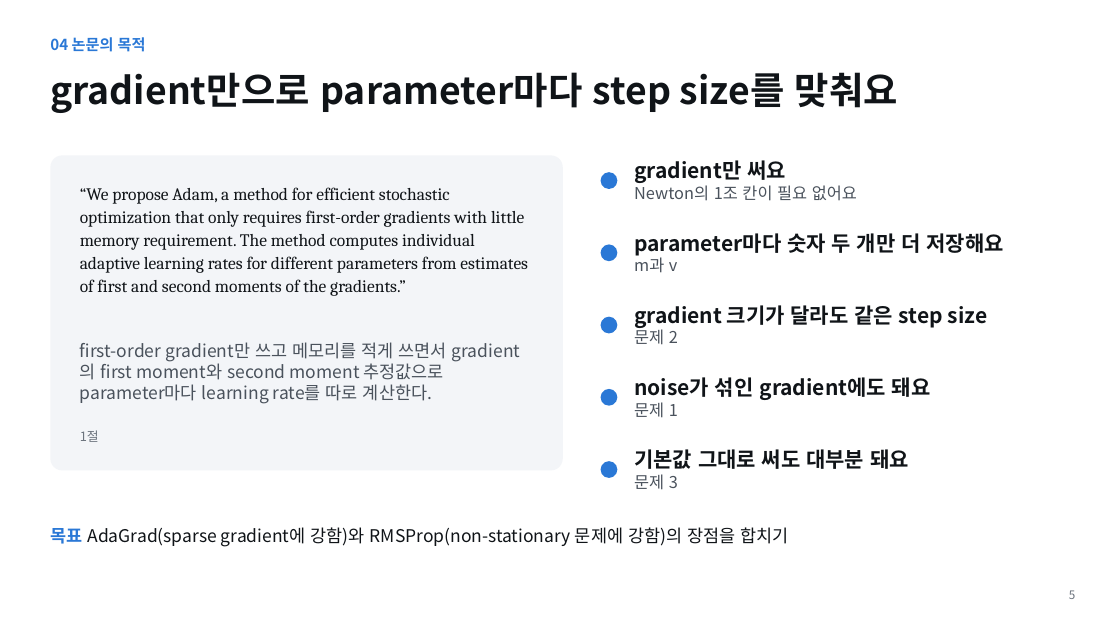
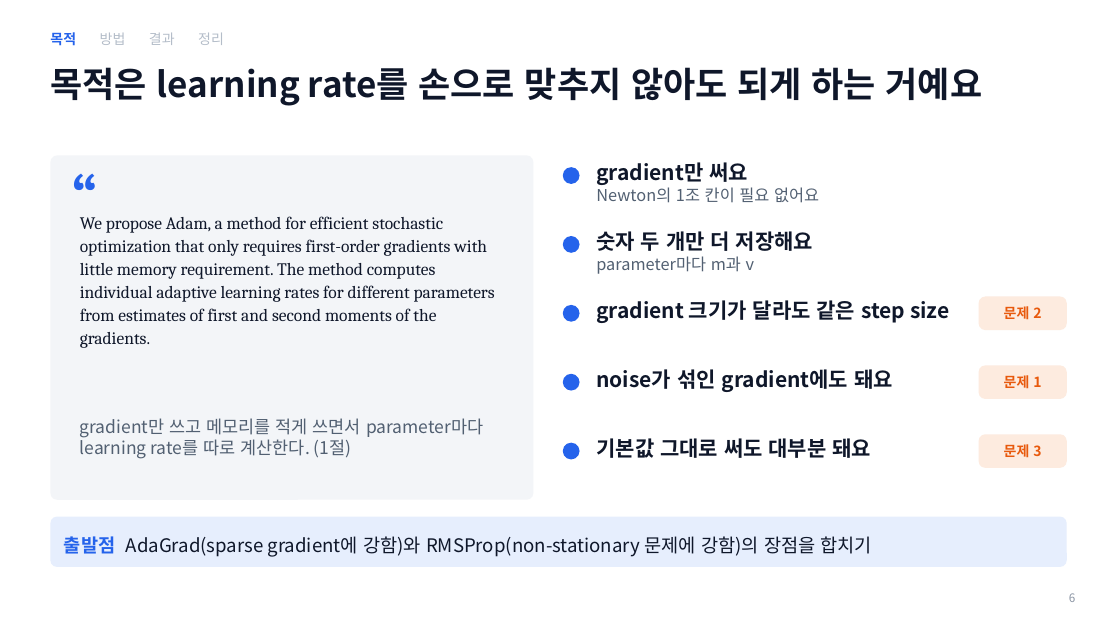
Before and after one commit to tkdgh123/tkdgh123.github.io, a slide deck: slide 6 of adam/Adam_PaperSeminar.pptx (slide 5 before the commit). Drawn at 1120x630 pixels with LibreOffice and Linux fonts; fonts in the diff are those of the drawing. Boxes give left, top, right and bottom in pixels: in the first picture for what was removed or moved away, otherwise in the second. Text is boxed around its words. In the diff, an @@ line names an element or a change of style, - is before the commit and + after.

```diff
--- a/adam/Adam_PaperSeminar.pptx
+++ b/adam/Adam_PaperSeminar.pptx
@@ text at bbox=[50, 32, 224, 46]: text changed; size 13 to 12 pt; text colour #2A78D6 to #B4BDC9; bold off @@
-04 논문의 목적
+목적 방법 결과 정리
@@ title at bbox=[50, 67, 983, 106]: text changed; size 32 to 30 pt; text colour #101418 to #0F172A @@
-gradient만으로 parameter마다 step size를 맞춰요
+목적은 learning rate를 손으로 맞추지 않아도 되게 하는 거예요
@@ rounded rectangle: place and size @@
-rounded rectangle at bbox=[50, 155, 563, 471]
+rounded rectangle at bbox=[50, 155, 534, 500]
@@ rounded rectangle at bbox=[50, 155, 534, 500]: proportions changed @@
@@ text added at bbox=[71, 155, 122, 223], 54 pt, text #2563EB, bold @@
+“
@@ ellipse: place and size @@
-ellipse at bbox=[601, 172, 618, 189]
+ellipse at bbox=[563, 167, 580, 184]
@@ text "gradient만 써요": place and size @@
-text "gradient만 써요" at bbox=[634, 160, 857, 201]
+text "gradient만 써요" at bbox=[596, 162, 819, 203]
@@ text "gradient만 써요" at bbox=[596, 162, 819, 203]: text colour #101418 to #0F172A in "gradient만 써요"; text colour #4A525C to #526072 in "Newton의 1조 칸이 필요 없어요" @@
@@ text at bbox=[80, 216, 495, 348]: text changed; text colour #101418 to #0F172A @@
-“We propose Adam, a method for efficient stochastic optimization that only requires first-order gradients with little memory requirement. The method computes individual adaptive learning rates for different parameters from estimates of first and second moments of the gradients.”
+We propose Adam, a method for efficient stochastic optimization that only requires first-order gradients with little memory requirement. The method computes individual adaptive learning rates for different parameters from estimates of first and second moments of the gradients.
@@ ellipse: place and size @@
-ellipse at bbox=[601, 245, 618, 261]
+ellipse at bbox=[563, 236, 580, 253]
@@ text at bbox=[596, 231, 813, 274]: text changed; size 18 to 14 pt; text colour #101418 to #526072; bold off @@
-parameter마다 숫자 두 개만 더 저장해요
-m과 v
+숫자 두 개만 더 저장해요
+parameter마다 m과 v
@@ text "gradient 크기가 달라도 같은 step ...": place and size @@
-text "gradient 크기가 달라도 같은 step ..." at bbox=[634, 305, 987, 345]
+text "gradient 크기가 달라도 같은 step ..." at bbox=[596, 300, 949, 323]
@@ rounded rectangle added at bbox=[979, 297, 1067, 330], fill #FDEBDF, 12 pt, text #E8590C, bold @@
+문제 2
@@ ellipse: place and size @@
-ellipse at bbox=[601, 317, 618, 334]
+ellipse at bbox=[563, 305, 580, 322]
@@ text at bbox=[634, 327, 678, 345]: paragraph removed @@
-문제 2
@@ ellipse: place and size @@
-ellipse at bbox=[601, 389, 618, 406]
+ellipse at bbox=[563, 374, 580, 391]
@@ text colour #101418 to #0F172A in 3 elements at bbox=[596, 438, 871, 458], bbox=[596, 300, 949, 323], bbox=[596, 369, 893, 392] @@
@@ text "noise가 섞인 gradient에도 돼요": place and size @@
-text "noise가 섞인 gradient에도 돼요" at bbox=[634, 377, 931, 418]
+text "noise가 섞인 gradient에도 돼요" at bbox=[596, 369, 893, 392]
@@ rounded rectangle added at bbox=[979, 365, 1067, 399], fill #FDEBDF, 12 pt, text #E8590C, bold @@
+문제 1
@@ text at bbox=[80, 418, 483, 459]: text changed; text colour #4A525C to #526072 @@
-first-order gradient만 쓰고 메모리를 적게 쓰면서 gradient의 first moment와 second moment 추정값으로 parameter마다 learning rate를 따로 계산한다.
+gradient만 쓰고 메모리를 적게 쓰면서 parameter마다 learning rate를 따로 계산한다. (1절)
@@ text at bbox=[634, 402, 678, 418]: paragraph removed @@
-문제 1
@@ text removed at bbox=[80, 430, 99, 442] @@
-1절
@@ fill #2A78D6 to #2563EB in 5 elements at bbox=[563, 167, 580, 184], bbox=[563, 236, 580, 253], bbox=[563, 305, 580, 322], bbox=[563, 374, 580, 391], bbox=[563, 443, 580, 460] @@
@@ ellipse: place and size @@
-ellipse at bbox=[601, 461, 618, 478]
+ellipse at bbox=[563, 443, 580, 460]
@@ text "기본값 그대로 써도 대부분 돼요": place and size @@
-text "기본값 그대로 써도 대부분 돼요" at bbox=[634, 449, 909, 490]
+text "기본값 그대로 써도 대부분 돼요" at bbox=[596, 438, 871, 458]
@@ rounded rectangle added at bbox=[979, 434, 1067, 468], fill #FDEBDF, 12 pt, text #E8590C, bold @@
+문제 3
@@ text at bbox=[634, 474, 678, 490]: paragraph removed @@
-문제 3
@@ rounded rectangle "출발점 AdaGrad(sparse gradient에 강함)와 RMSProp(non-stationary ...": place and size @@
-rounded rectangle "출발점 AdaGrad(sparse gradient에 강함)와 RMSProp(non-stationary ..." at bbox=[50, 527, 788, 547]
+rounded rectangle "출발점 AdaGrad(sparse gradient에 강함)와 RMSProp(non-stationary ..." at bbox=[50, 517, 1067, 567]
@@ rounded rectangle "출발점 AdaGrad(sparse gradient에 강함)와 RMSProp(non-stationary ..." at bbox=[50, 517, 1067, 567]: vertical alignment top to middle; fill none to #E6EEFD @@
@@ text in rounded rectangle at bbox=[64, 536, 872, 557]: text changed; size 15 to 16 pt; text colour #101418 to #0F172A @@
-목표 AdaGrad(sparse gradient에 강함)와 RMSProp(non-stationary 문제에 강함)의 장점을 합치기
+출발점 AdaGrad(sparse gradient에 강함)와 RMSProp(non-stationary 문제에 강함)의 장점을 합치기
@@ page number removed at bbox=[1069, 590, 1075, 599] @@
-5
@@ page number added at bbox=[1069, 593, 1075, 602], 10 pt, text #8A94A3 @@
+6
```
Also in this commit, not shown: 15 other slides changed, 2 slides added, 1 slide removed, 3 other files.
